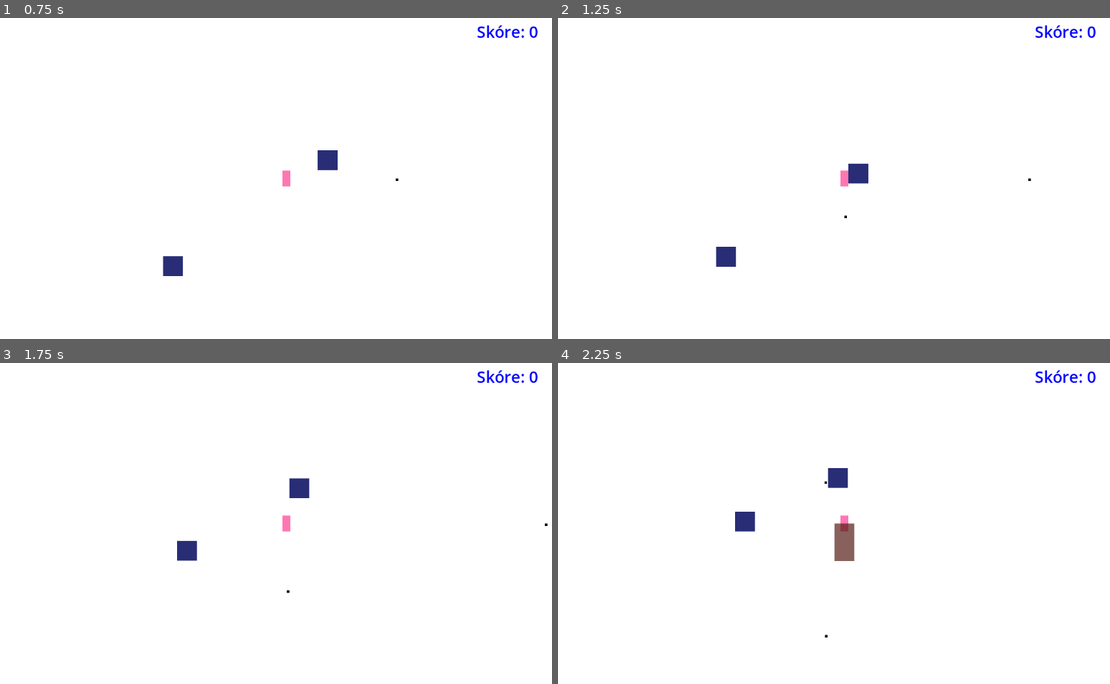
Above: before the commit, frames 1-4 (two rows, left to right).
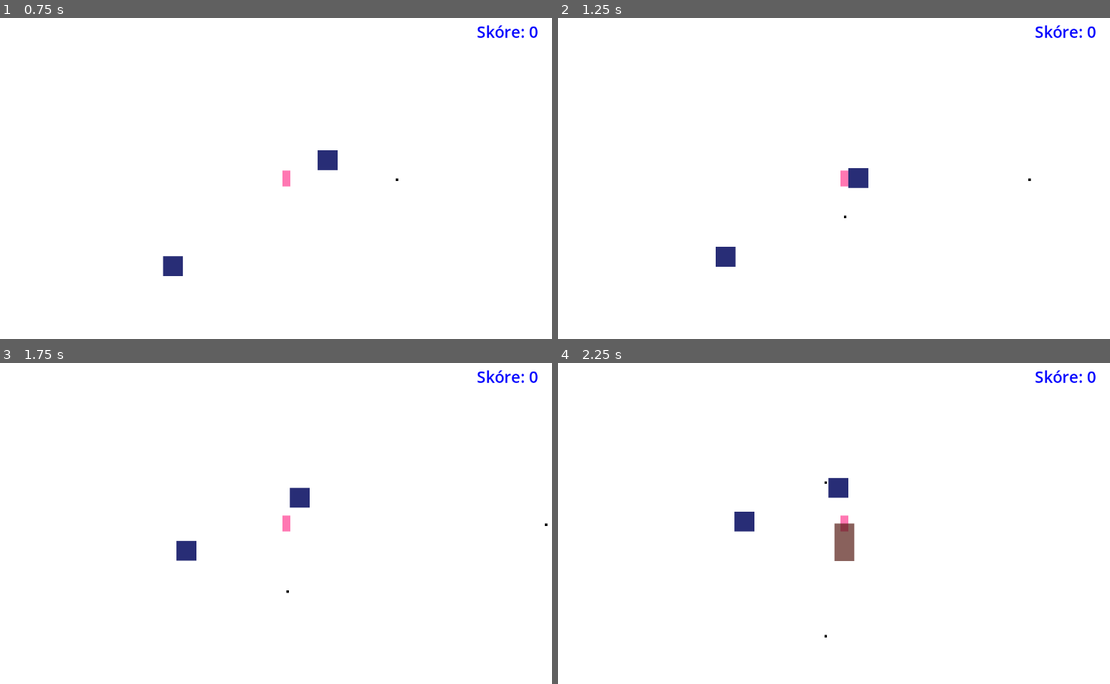
Above: after the commit, the same moments.

Repository: TaroAsukai/Catboy-Survivors
Game: Godot game, scene res://MainScene/game.tscn
Same seed, same stepped clock (60 frames per second), same inputs: the game is played once before the commit and once after it.
Inputs:
- Up to frame 1 (0.75 s): hold D (moveRight) from 0.53 s (still down)
- Up to frame 2 (1.25 s): keep holding D (moveRight)
- Up to frame 3 (1.75 s): release D (moveRight) at 1.28 s; hold S (moveDown) from 1.28 s (still down)
- Up to frame 4 (2.25 s): release S (moveDown) at 2.03 s; hold D (moveRight) from 2.03 s (still down)

Frame 1 is identical in both runs. In frame 2, 0.1% of the frame differs, in the area x 28-57%, y 45-78%; in frame 3, 0.3%; in frame 4, 0.3%, in the area x 31-53%, y 32-86%.

Commit message:
collission stuff

Diff:
--- a/Enemy/Enemy.gd
+++ b/Enemy/Enemy.gd
@@ -13,7 +13,9 @@
 	if player != null:
 		var direction = (player.global_position - global_position).normalized()
 		velocity = direction * speed
-		collission = move_and_collide(velocity * delta)
+		move_and_slide()
+		for i in get_slide_collision_count():
+			var collision = get_slide_collision(i)
 
 
 func get_hit(dmg):
--- a/Enemy/Enemy.tscn
+++ b/Enemy/Enemy.tscn
@@ -6,8 +6,10 @@
 size = Vector2(40, 40)
 
 [node name="CharacterBody2D" type="CharacterBody2D"]
+disable_mode = 2
 collision_layer = 8
 collision_mask = 15
+wall_min_slide_angle = 1.75755
 script = ExtResource("1_2ncrt")
 
 [node name="ColorRect" type="ColorRect" parent="."]
